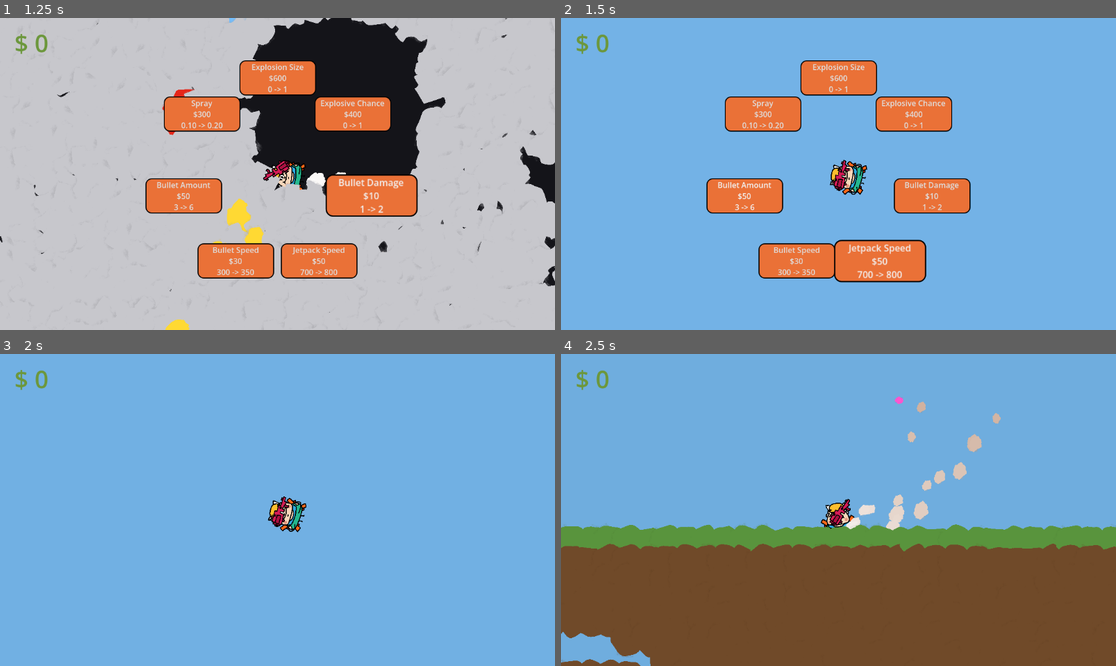
Above: before the commit, frames 1-4 (two rows, left to right).
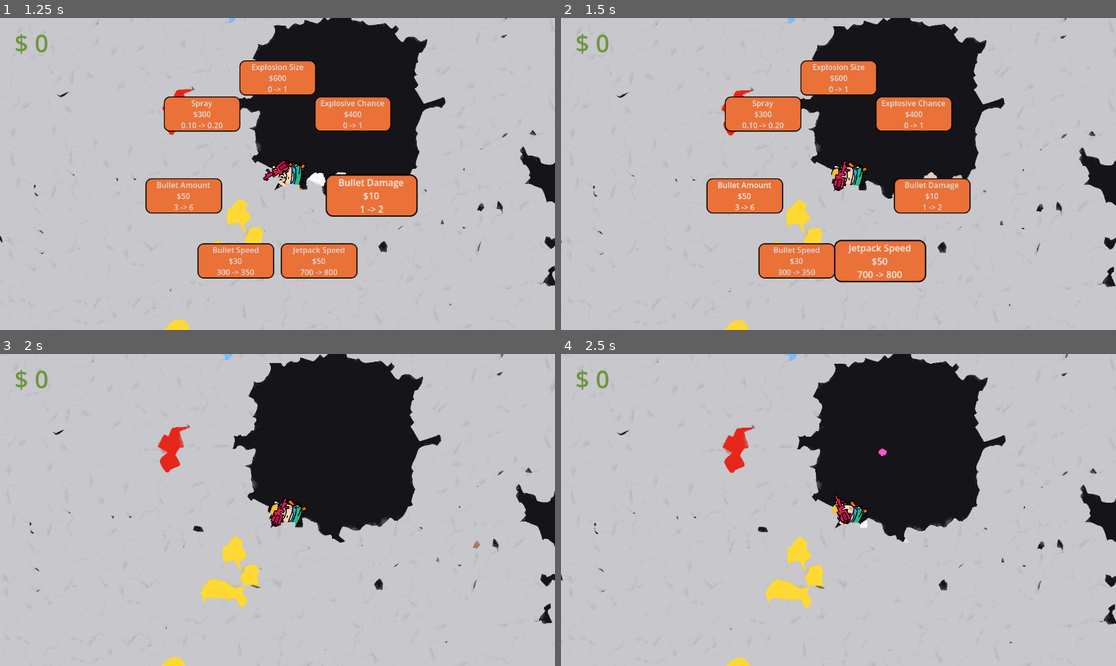
Above: after the commit, the same moments.

Repository: Henk-Studios/1guy1dream-rockhard
Game: Godot game, scene res://scene/main.tscn
Two runs of this game, one before a commit and one after it. Both use one fixed random seed, a clock stepped at 60 frames per second and the inputs below. Sound files missing from this copy of the repository are replaced by a short silence.
Inputs (mouse positions are in pixels of both pictures, inside the frame that each line leads up to):
- Up to frame 1 (1.25 s): tap Enter at 0.5 s; move the mouse to (160, 46) at 0.52 s; press the mouse at (160, 46) at 0.53 s; hold Right (rightjet) from 0.53 s (still down); tap E (shop) at 0.77 s
- Up to frame 2 (1.5 s): move the mouse to (727, 189) at 1.27 s; release Right (rightjet) at 1.28 s; release the mouse at (727, 189) at 1.28 s; hold Down (ui_down) from 1.28 s (still down); tap Q (teleport, bound only before the commit) at 1.35 s
- Up to frame 3 (2 s): keep holding Down (ui_down); tap E (shop) at 1.52 s
- Up to frame 4 (2.5 s): move the mouse to (894, 441) at 2.02 s; release Down (ui_down) at 2.03 s; press the mouse at (894, 441) at 2.03 s; hold Right (rightjet) from 2.03 s (still down)

Frame 1 is identical in both runs. In frame 2, 88% of the frame differs, in the area x 0-100%, y 0-100%; in frame 3, 100%; in frame 4, 100%.

Commit message:
teleport button -> F3

Diff:
--- a/1-guy-1-dream-rockhard/project.godot
+++ b/1-guy-1-dream-rockhard/project.godot
@@ -73,7 +73,7 @@
 }
 teleport={
 "deadzone": 0.2,
-"events": [Object(InputEventKey,"resource_local_to_scene":fa …(140 unchanged characters)… d":false,"keycode":0,"physical_keycode":81,"key_label":0,"unicode":113,"location":0,"echo":false,"script":null)
+"events": [Object(InputEventKey,"resource_local_to_scene":fa …(140 unchanged characters)… d":false,"keycode":0,"physical_keycode":4194334,"key_label":0,"unicode":0,"location":0,"echo":false,"script":null)
 ]
 }
 
